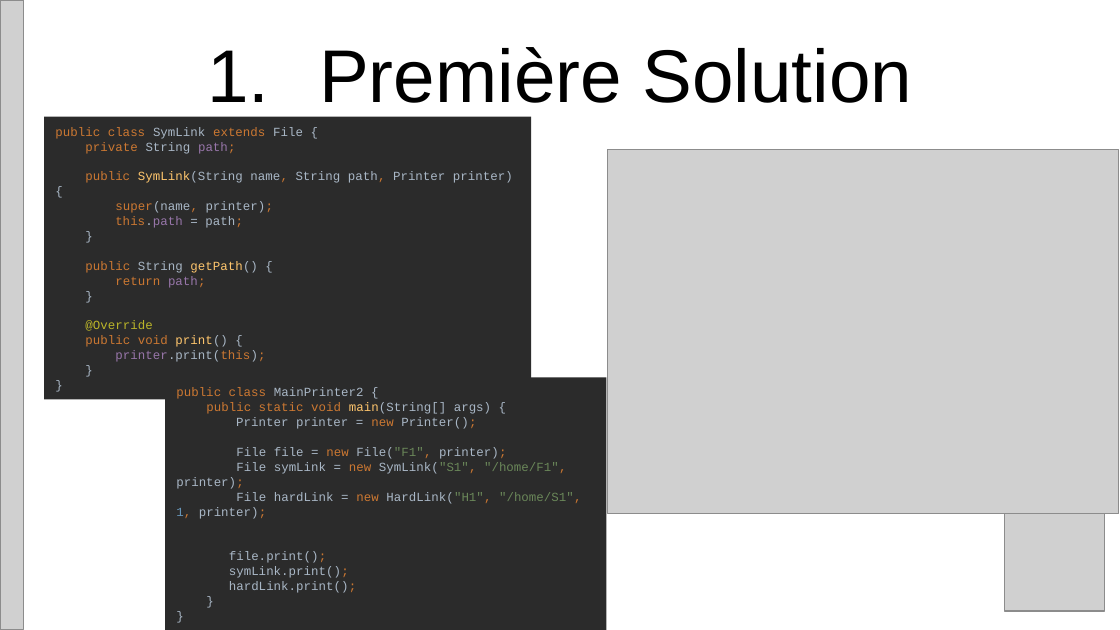
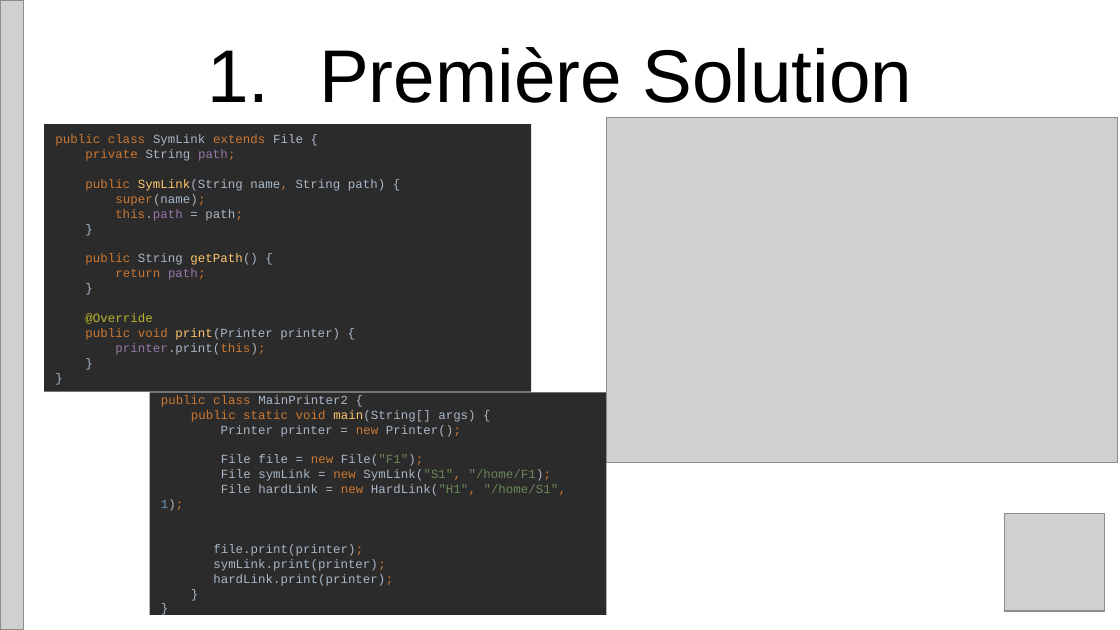
Before and after one commit to omebarki/meetuppatterns, a slide deck: slide 14 of doc/PatternsWesquad.pptx. Drawn at 1120x630 pixels with LibreOffice and Linux fonts; fonts in the diff are those of the drawing; grey boxes stand for pictures. Boxes give left, top, right and bottom in pixels: in the first picture for what was removed or moved away, otherwise in the second. Text is boxed around its words. In the diff, an @@ line names an element or a change of style, - is before the commit and + after.

Commit message:
refactor print method

```diff
--- a/doc/PatternsWesquad.pptx
+++ b/doc/PatternsWesquad.pptx
@@ picture: place and size @@
-picture at [608,149,1119,513]
+picture at [606,118,1117,463]
@@ rectangle "public class SymLink extends File ...": place and size @@
-rectangle "public class SymLink extends File ..." at [45,116,532,399]
+rectangle "public class SymLink extends File ..." at [45,124,532,392]
@@ text in rectangle at [55,134,385,355]: text changed @@
-public class SymLink extends File {
-private String path;
-public SymLink(String name, String path, Printer printer) {
-super(name, printer);
-this.path = path;
-}
-public String getPath() {
-return path;
-}
-@Override
-public void print() {
-printer.print(this);
-}
-}
+public class SymLink extends File {
+private String path;
+public SymLink(String name, String path) {
+super(name);
+this.path = path;
+}
+public String getPath() {
+return path;
+}
+@Override
+public void print(Printer printer) {
+printer.print(this);
+}
+}
@@ rectangle "public class MainPrinter2 { public ...": place and size @@
-rectangle "public class MainPrinter2 { public ..." at [165,377,606,630]
+rectangle "public class MainPrinter2 { public ..." at [150,392,607,615]
@@ text in rectangle at [161,395,567,586]: text changed @@
-public class MainPrinter2 {
-public static void main(String[] args) {
-Printer printer = new Printer();
-File file = new File("F1", printer);
-File symLink = new SymLink("S1", "/home/F1", printer);
-File hardLink = new HardLink("H1", "/home/S1", 1, printer);
-file.print();
-symLink.print();
-hardLink.print();
-}
-}
+public class MainPrinter2 {
+public static void main(String[] args) {
+Printer printer = new Printer();
+File file = new File("F1");
+File symLink = new SymLink("S1", "/home/F1);
+File hardLink = new HardLink("H1", "/home/S1", 1);
+file.print(printer);
+symLink.print(printer);
+hardLink.print(printer);
+}
+}
```
Also in this commit, not shown: 2 other slides changed, 1 slide added, 5 other files.
